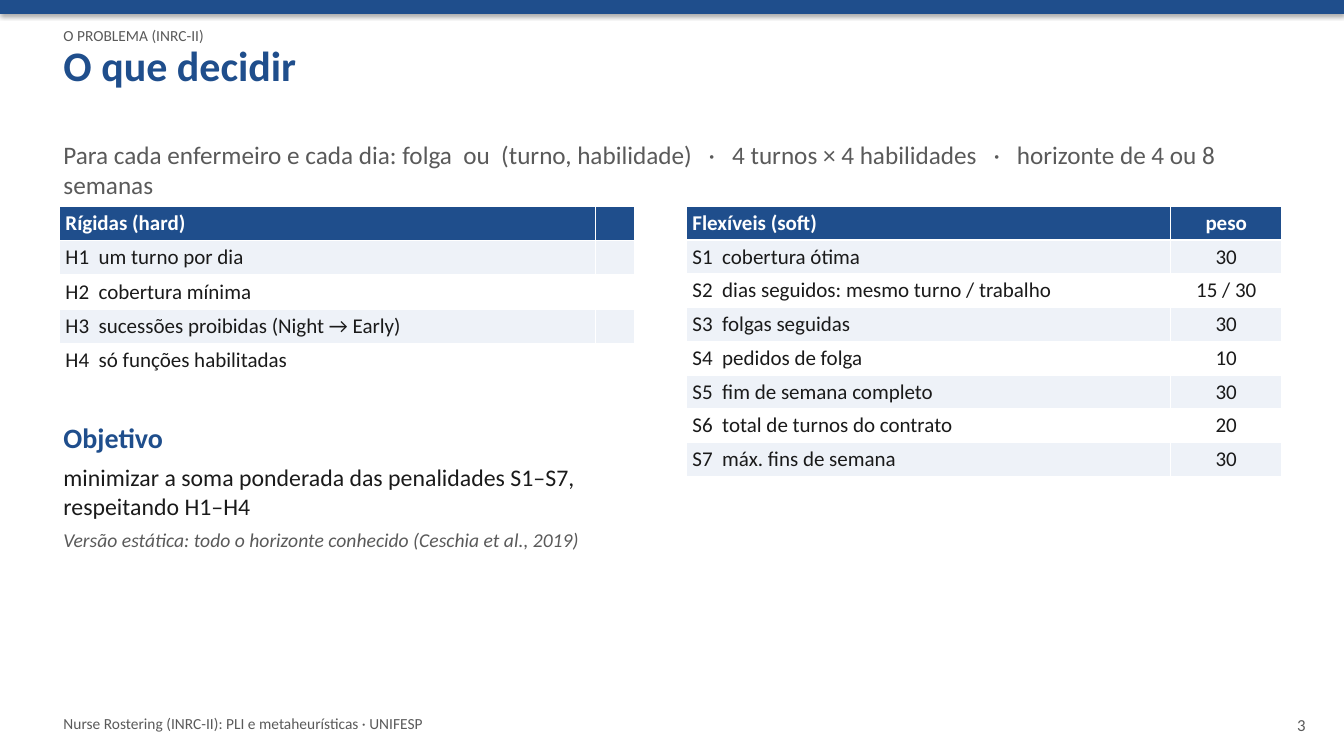
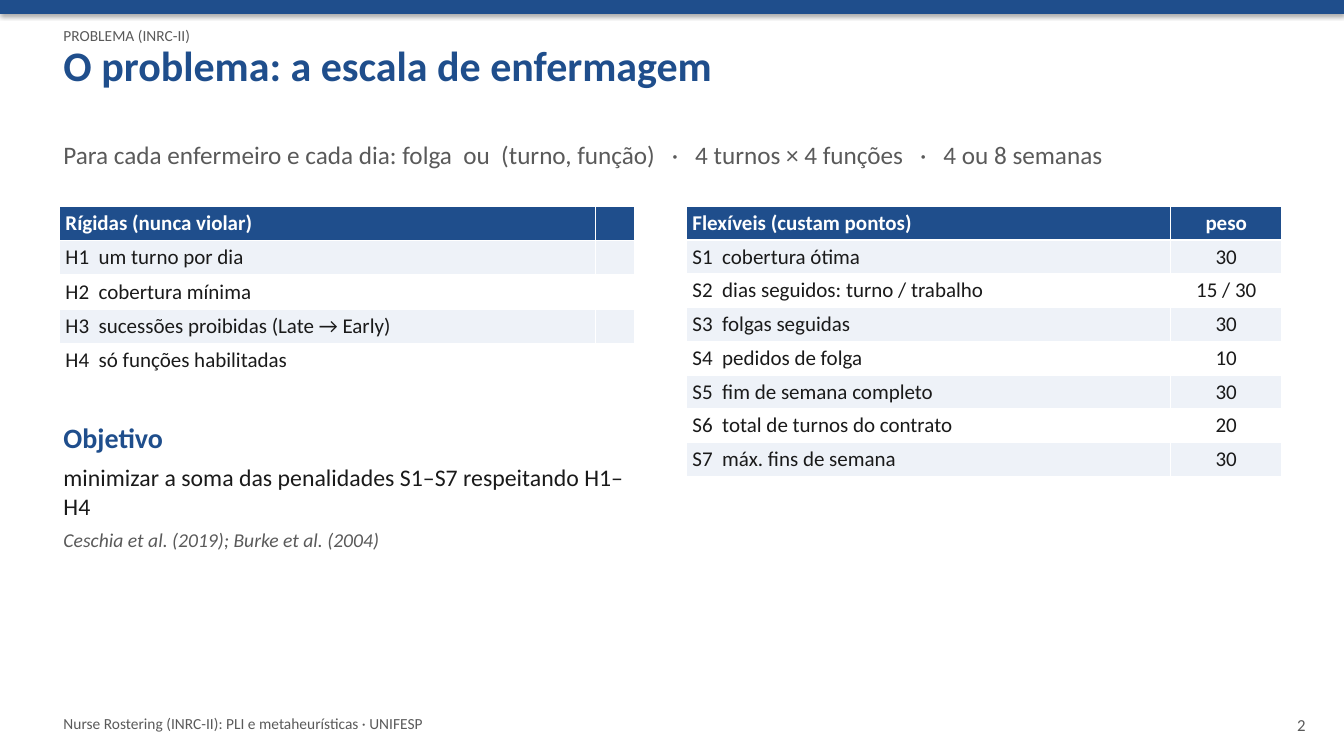
Before and after one commit to crazen/projetopo, a slide deck: slide 2 of entregas/etapa7_apresentacao.pptx (slide 3 before the commit). Drawn at 1344x756 pixels with LibreOffice and Linux fonts; fonts in the diff are those of the drawing. Boxes give left, top, right and bottom in pixels: in the first picture for what was removed or moved away, otherwise in the second. Text is boxed around its words. In the diff, an @@ line names an element or a change of style, - is before the commit and + after.

```diff
--- a/entregas/etapa7_apresentacao.pptx
+++ b/entregas/etapa7_apresentacao.pptx
@@ text at (63,30,190,43): text changed @@
-O PROBLEMA (INRC-II)
+PROBLEMA (INRC-II)
@@ text at (63,51,712,88): text changed @@
-O que decidir
+O problema: a escala de enfermagem
@@ text at (63,146,1103,169): text changed @@
-Para cada enfermeiro e cada dia: folga ou (turno, habilidade) · 4 turnos × 4 habilidades · horizonte de 4 ou 8 semanas
+Para cada enfermeiro e cada dia: folga ou (turno, função) · 4 turnos × 4 funções · 4 ou 8 semanas
@@ table at (59,207,634,375) @@
-row 1, column 1: Rígidas (hard)
+row 1, column 1: Rígidas (nunca violar)
-row 4, column 1: H3 sucessões proibidas (Night → Early)
+row 4, column 1: H3 sucessões proibidas (Late → Early)
@@ table at (687,207,1281,477) @@
-row 1, column 1: Flexíveis (soft)
+row 1, column 1: Flexíveis (custam pontos)
-row 3, column 1: S2 dias seguidos: mesmo turno / trabalho
+row 3, column 1: S2 dias seguidos: turno / trabalho
@@ text at (63,469,623,550): text changed @@
-minimizar a soma ponderada das penalidades S1–S7, respeitando H1–H4
-Versão estática: todo o horizonte conhecido (Ceschia et al., 2019)
+minimizar a soma das penalidades S1–S7 respeitando H1–H4
+Ceschia et al. (2019); Burke et al. (2004)
@@ text at (1297,720,1305,731): text changed @@
-3
+2
```
Also in this commit, not shown: 9 other slides changed, 2 slides added, 3 slides removed, 14 other files.
